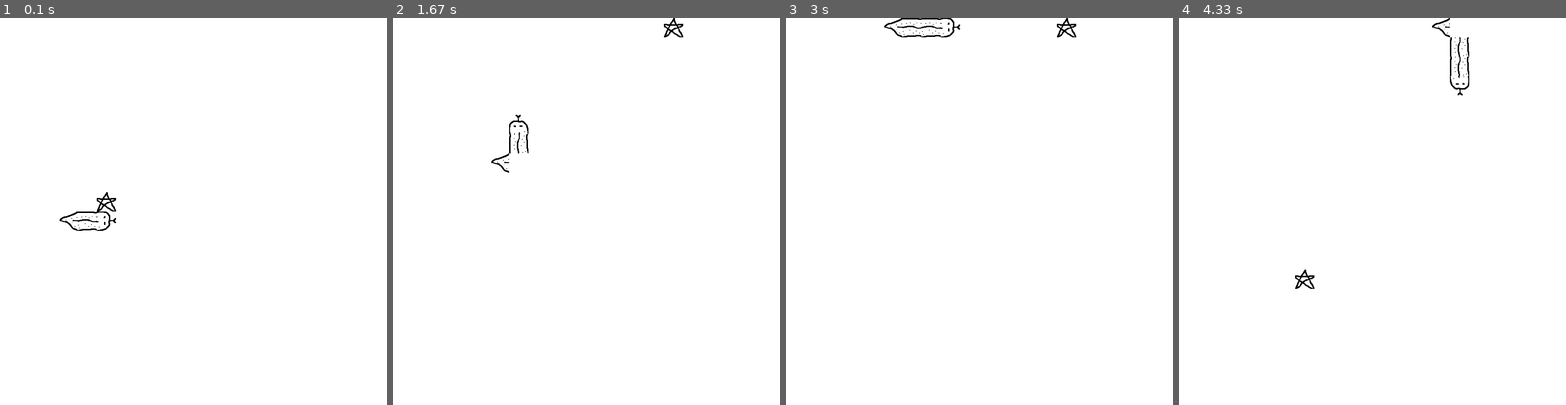
Above: before the commit, frames 1-4 (left to right).
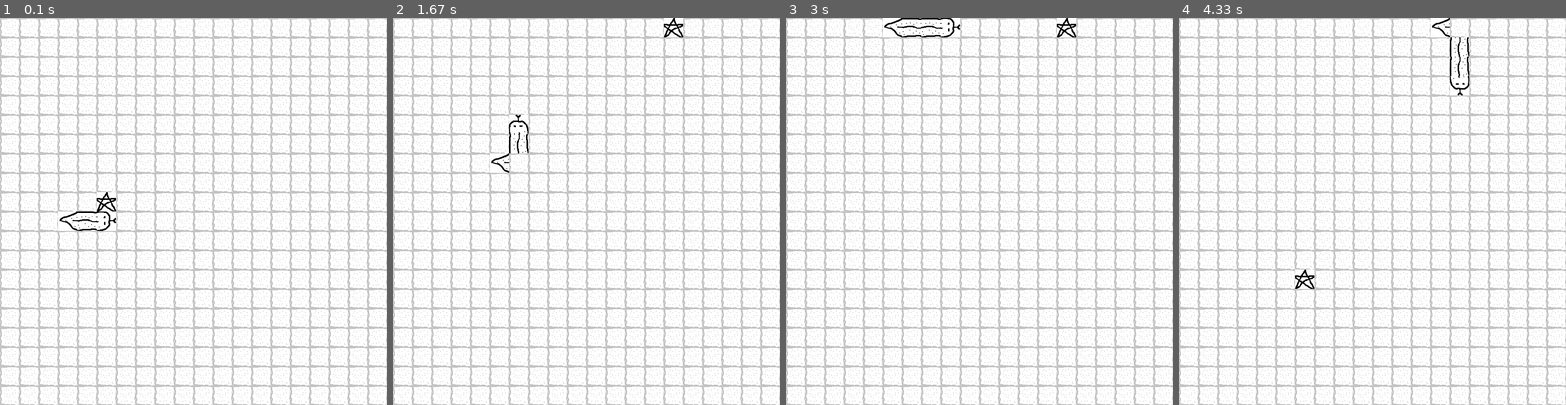
Above: after the commit, the same moments.

Repository: MadeWithCaneSugar/PygameProject
Game: pygame game, started from prime.py
Same seed, same stepped clock (60 frames per second), same inputs: the game is played once before the commit and once after it.
Inputs:
- Up to frame 1 (0.1 s): no input
- Up to frame 2 (1.67 s): hold Right 0.33-0.8 s; hold Up 0.83-1.13 s; hold Right 1.17-1.63 s
- Up to frame 3 (3 s): hold Left 1.67-2.2 s; hold Down 2.23-2.53 s; hold Left 2.57-2.97 s
- Up to frame 4 (4.33 s): hold Right 3.4-4.03 s; hold Down from 4.07 s (still down)

The runs differ from the first frame. In frame 1, 23% of the frame differs, in the area x 0-100%, y 0-100%; in frame 2, 23%; in frame 3, 23%; in frame 4, 23%.

Commit message:
commit before adding screens

Diff:
--- a/config.py
+++ b/config.py
@@ -22,3 +22,4 @@
 snake_head_sprite = pygame.transform.scale(pygame.image.load("./graphics/snake_head.png").convert_alpha(), (cell_size, cell_size))
 snake_body_sprite = pygame.transform.scale(pygame.image.load("./graphics/snake_body.png").convert_alpha(), (cell_size, cell_size))
 snake_butt_sprite = pygame.transform.scale(pygame.image.load("./graphics/snake_butt.png").convert_alpha(), (cell_size, cell_size))
+tile_sprite = pygame.transform.scale(pygame.image.load("./graphics/square.png").convert_alpha(), (cell_size, cell_size))
--- a/main.py
+++ b/main.py
@@ -3,6 +3,9 @@
 
 cell_size = config.cell_size
 cell_number = config.cell_number
+
+tile = config.tile_sprite
+screen = config.screen
 
 class MAIN:
     def __init__(self) -> None:
@@ -22,6 +25,7 @@
         # self.computer.computer_target(self.point.pos[0], self.point.pos[1])
 
     def draw_elements(self):
+        self.draw_tiles()
         self.point.draw_point()
         self.player.draw_player()
         # self.computer.draw_computer()
@@ -64,3 +68,10 @@
     def game_over(self):
         pygame.quit()
         sys.exit()
+
+    def draw_tiles(self):
+
+        for row in range(cell_number):
+            for col in range(cell_number):
+                    tile_rect = pygame.Rect(col * cell_size, row * cell_size, cell_size, cell_size)
+                    screen.blit(tile, tile_rect)
